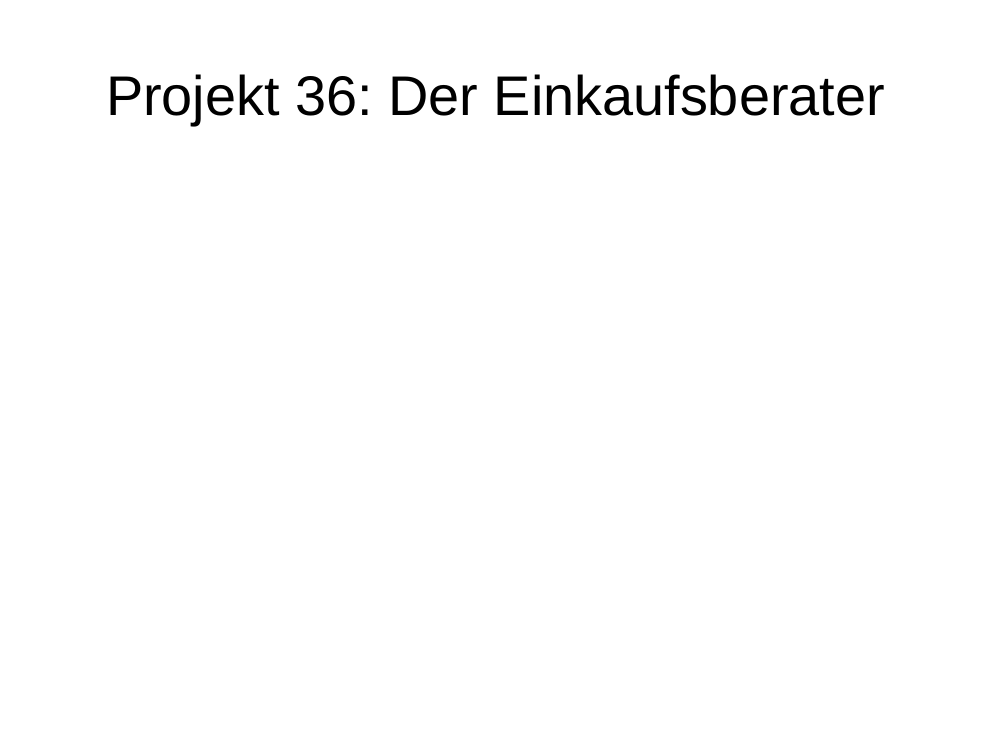
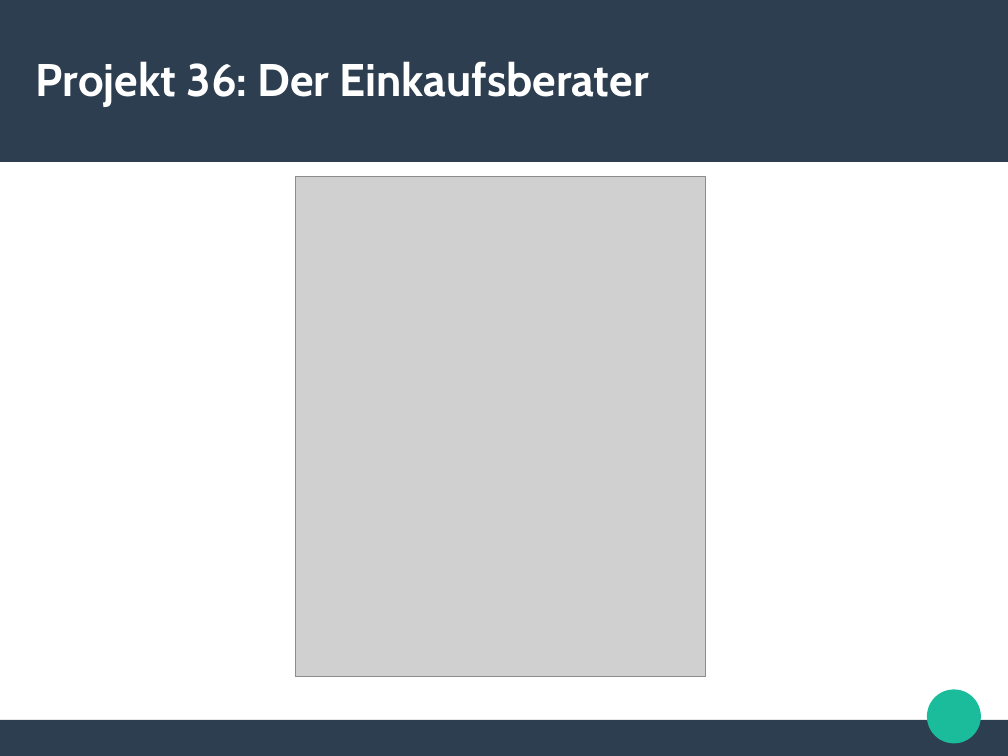
Before and after one commit to jenskuespert/KGSSB, a slide deck: slide 1 of SEB/Die_Einkaufsberater.odp. Drawn at 1008x756 pixels with LibreOffice and Linux fonts; fonts in the diff are those of the drawing; grey boxes stand for pictures. Boxes give left, top, right and bottom in pixels: in the first picture for what was removed or moved away, otherwise in the second. Text is boxed around its words. In the diff, an @@ line names an element or a change of style, - is before the commit and + after.

```diff
--- a/SEB/Die_Einkaufsberater.odp
+++ b/SEB/Die_Einkaufsberater.odp
@@ rectangle added at (x1=0, y1=0, x2=1008, y2=162), fill #2C3E50 @@
@@ title "Projekt 36: Der Einkaufsberater" moved from (x1=106, y1=74, x2=885, y2=125) to (x1=36, y1=61, x2=649, y2=107) @@
@@ title "Projekt 36: Der Einkaufsberater" at (x1=36, y1=61, x2=649, y2=107): size 44 to 36 pt, font Arial to Cabin, text colour #000000 to #FFFFFF, bold on; alignment centre to left @@
@@ picture added at (x1=295, y1=177, x2=706, y2=677) @@
@@ ellipse added at (x1=928, y1=690, x2=981, y2=744), fill #1ABC9C @@
@@ rectangle added at (x1=0, y1=720, x2=1008, y2=756), fill #2C3E50 @@
```
Also in this commit, not shown: 3 other slides changed, 1 other file.
